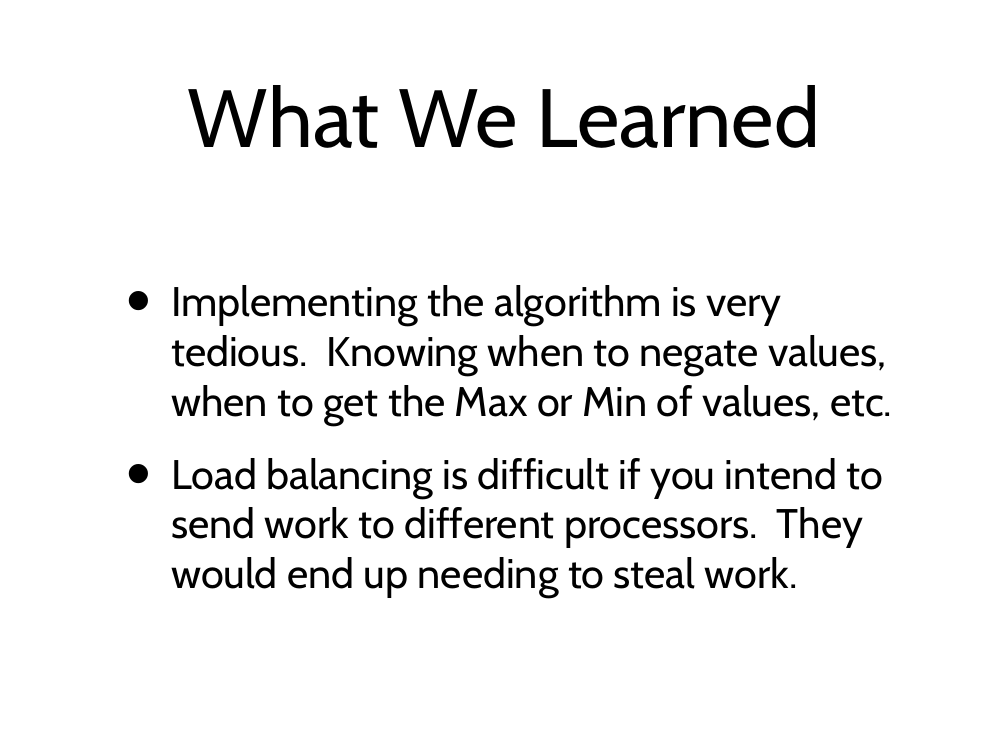
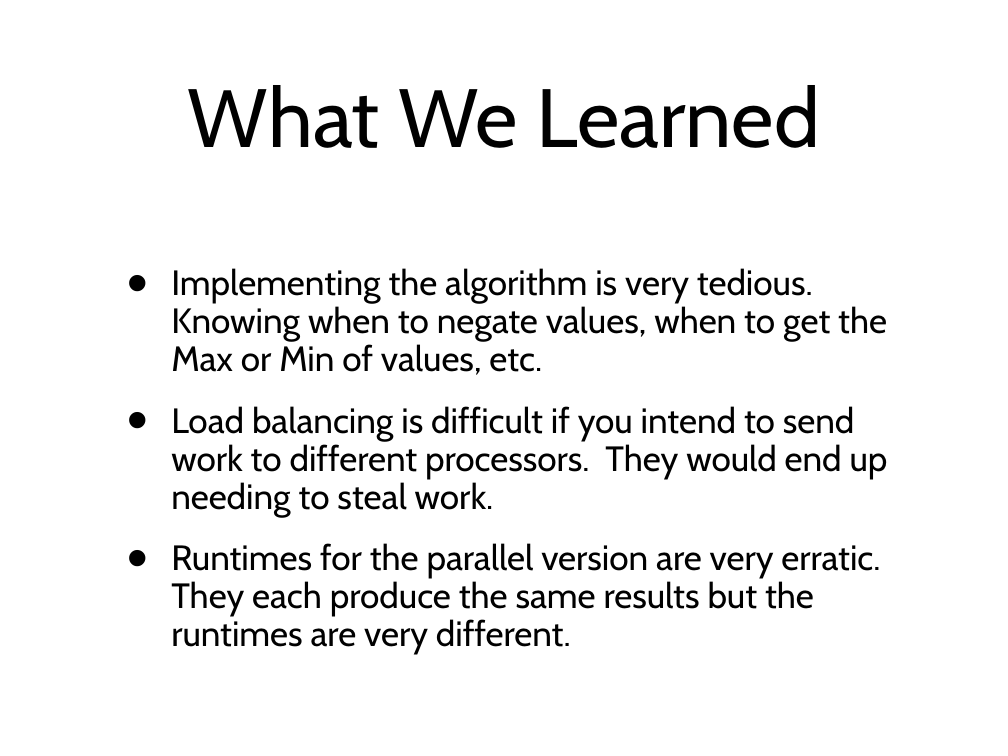
Before and after one commit to amod0017/rit-othello, a slide deck: slide 26 of Othello/other/Othello-Presentation-2.ppt (slide 25 before the commit). Drawn at 1008x756 pixels with LibreOffice and Linux fonts; fonts in the diff are those of the drawing. Boxes give left, top, right and bottom in pixels: in the first picture for what was removed or moved away, otherwise in the second. Text is boxed around its words. In the diff, an @@ line names an element or a change of style, - is before the commit and + after.

Commit message:
- Added Metrics for SMP runtimes

```diff
--- a/Othello/other/Othello-Presentation-2.ppt
+++ b/Othello/other/Othello-Presentation-2.ppt
@@ text at box(171, 268, 888, 517): size 42 to 35.7 pt in "Implementing the algorithm is very tedious. Knowing ...", "Load balancing is difficult if you intend ..."; line spacing 1 to 0.9 @@
@@ text at box(171, 543, 880, 655): paragraph added @@
+• Runtimes for the parallel version are very erratic. They each produce the same results but the runtimes are very different.
```
Also in this commit, not shown: 1 other slide changed, 1 slide added.
